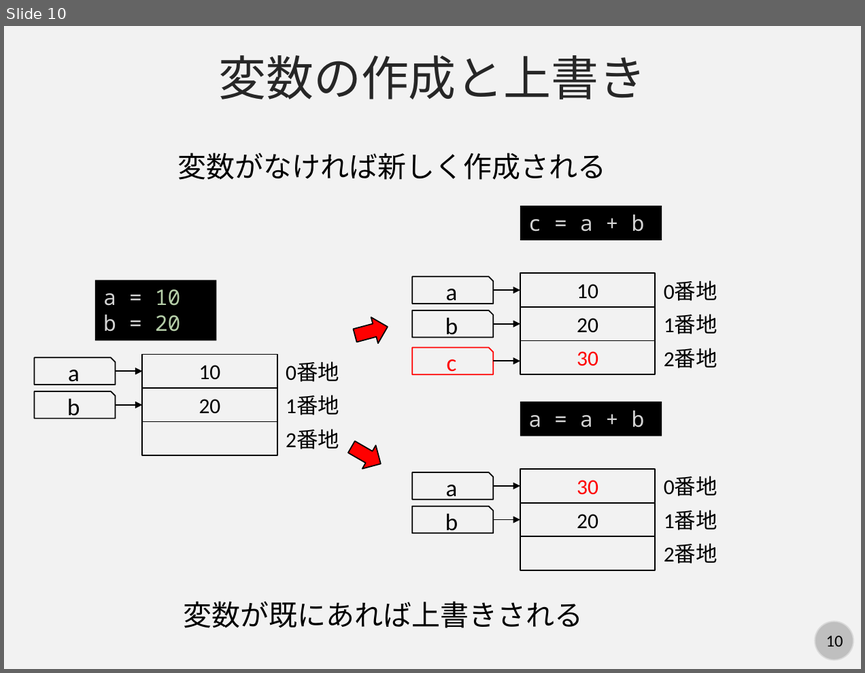
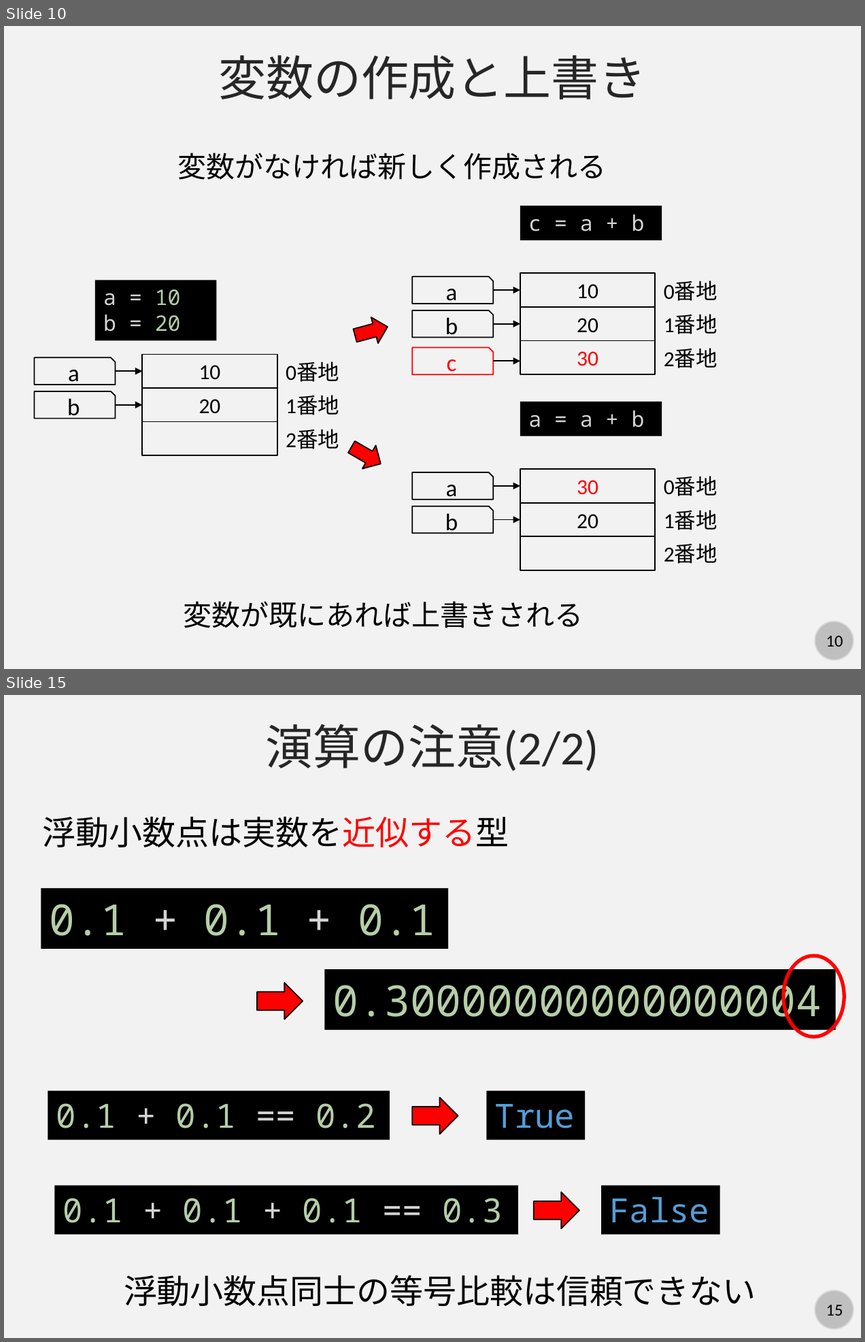
Before and after one commit to kaityo256/python_zero, a slide deck: basic/fig/slide.pptx. Shown one above the other, each under a label of ours: slide 10 before the commit, slides 10 and 15 after it; the slides between them are not shown. The pictures are 865x673 and 865x1342 pixels, drawn with LibreOffice and Linux fonts; fonts in the diff are those of the drawing. Boxes give left, top, right and bottom in pixels: in the first picture for what was removed or moved away, otherwise in the second. Text is boxed around its words. In the diff, an @@ line names an element or a change of style, - is before the commit and + after.

```diff
--- a/basic/fig/slide.pptx
+++ b/basic/fig/slide.pptx
@@ slide 15 added at (4, 695, 861, 1338), background #F2F2F2; not listed: 2 template elements that a slide beside it also shows @@
@@ text added at (266, 724, 599, 771), 40 pt, text #262626 @@
+演算の注意(2/2)
@@ text added at (43, 816, 509, 847), 28 pt, text #000000 @@
+浮動小数点は実数を近似する型
@@ rectangle added at (41, 888, 448, 949), fill #000000, 36 pt, text #B5CEA8 @@
+0.1 + 0.1 + 0.1
@@ ellipse added at (783, 955, 844, 1036), outline #FF0000 3 pt @@
@@ rectangle added at (324, 969, 835, 1030), fill #000000, 36 pt, text #B5CEA8 @@
+0.30000000000000004
@@ right arrow added at (257, 983, 302, 1020), fill #FF0000, outline #000000 1 pt @@
@@ rectangle added at (48, 1091, 390, 1140), fill #000000, 28 pt, text #B5CEA8 @@
+0.1 + 0.1 == 0.2
@@ right arrow added at (412, 1097, 458, 1134), fill #FF0000, outline #000000 1 pt @@
@@ rectangle added at (486, 1091, 585, 1140), fill #000000, 28 pt, text #569CD6 @@
+True
@@ rectangle added at (54, 1185, 518, 1234), fill #000000, 28 pt, text #B5CEA8 @@
+0.1 + 0.1 + 0.1 == 0.3
@@ right arrow added at (534, 1192, 579, 1229), fill #FF0000, outline #000000 1 pt @@
@@ rectangle added at (601, 1185, 720, 1234), fill #000000, 28 pt, text #569CD6 @@
+False
@@ text added at (124, 1274, 756, 1306), 28 pt, text #000000 @@
+浮動小数点同士の等号比較は信頼できない
```
Also in this commit, not shown: 3 slides changed, 7 other slides added.
